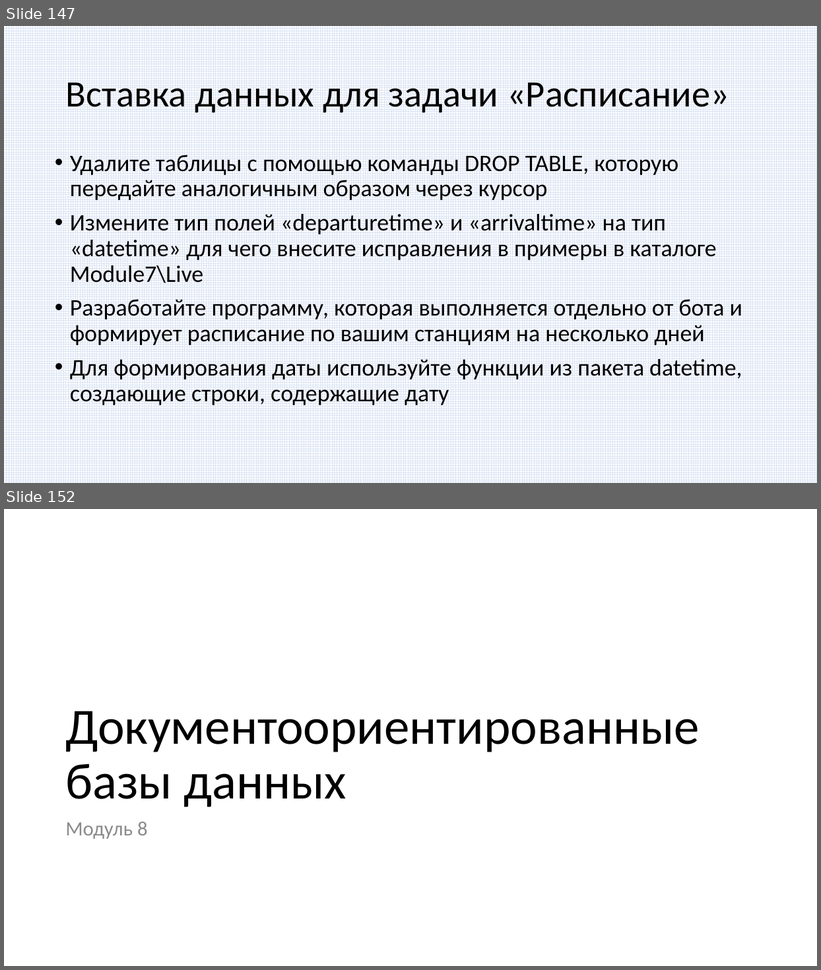
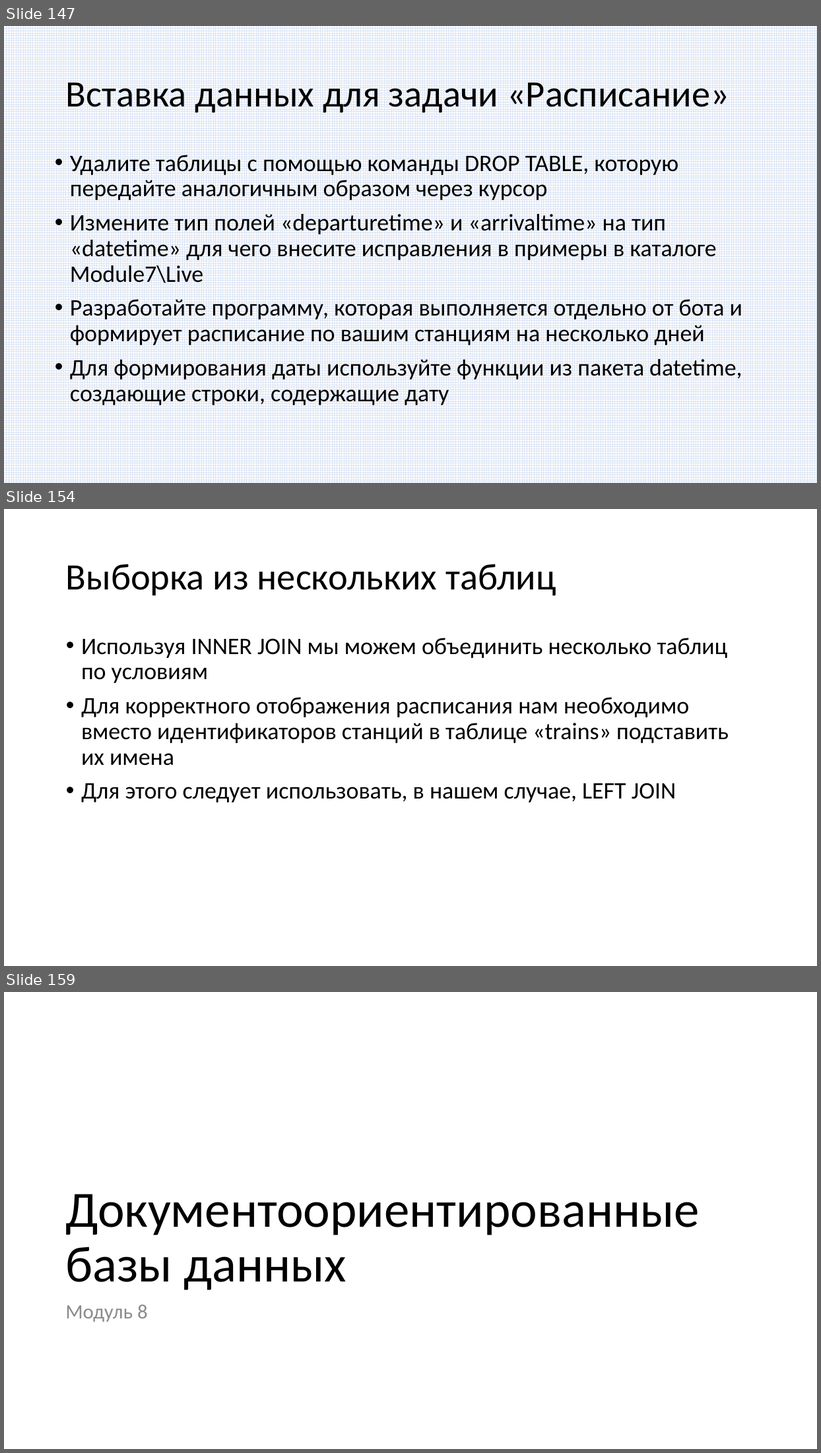
Before and after one commit to paveltsytovich/telegram-course, a slide deck: Presentation/Разработка ботов для телеграмм на Python.pptx. Shown one above the other, each under a label of ours: slides 147 and 152 before the commit, slides 147, 154 and 159 after it; the slides between them are not shown. The pictures are 821x970 and 821x1453 pixels, drawn with LibreOffice and Linux fonts; fonts in the diff are those of the drawing. Boxes give left, top, right and bottom in pixels: in the first picture for what was removed or moved away, otherwise in the second. Text is boxed around its words. In the diff, an @@ line names an element or a change of style, - is before the commit and + after.

```diff
--- a/Presentation/Разработка ботов для телеграмм на Python.pptx
+++ b/Presentation/Разработка ботов для телеграмм на Python.pptx
@@ slide 154 added at (4,509,817,966), background #FFFFFF @@
@@ title added at (66,564,556,596), 44 pt, text #000000 @@
+Выборка из нескольких таблиц
@@ text added at (81,638,729,803), 28 pt, text #000000 @@
+• Используя INNER JOIN мы можем объединить несколько таблиц по условиям
+• Для корректного отображения расписания нам необходимо вместо идентификаторов станций в таблице «trains» подставить их имена
+• Для этого следует использовать, в нашем случае, LEFT JOIN
@@ what was slide 152 is now slide 159 @@
```
Also in this commit, not shown: 4 slides changed, 6 other slides added.
